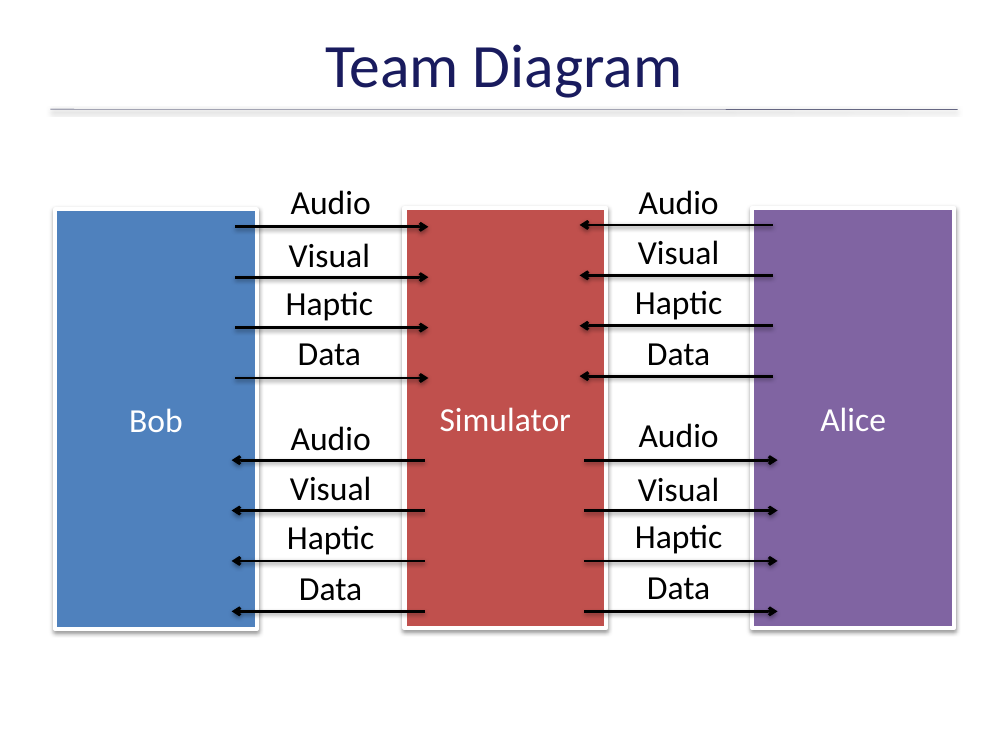
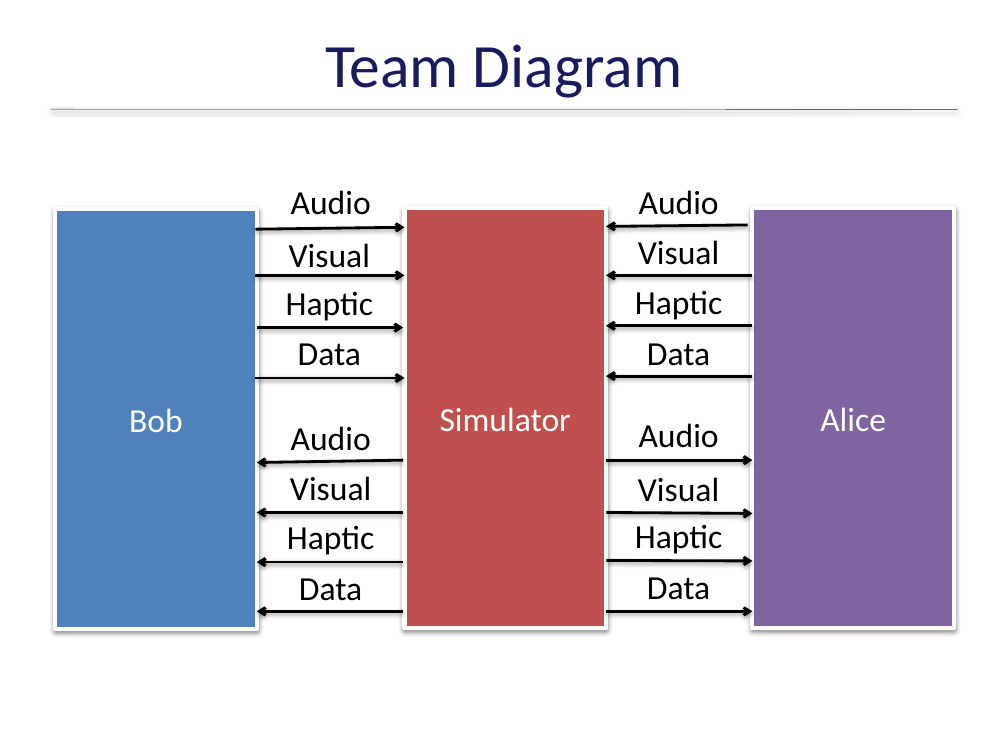
Before and after one commit to ericmercer/workload, a slide deck: slide 5 of publications_and_presentations/RobertIvieSRC.pptx. Drawn at 1008x756 pixels with LibreOffice and Linux fonts; fonts in the diff are those of the drawing; background and template pictures are left out. Boxes give left, top, right and bottom in pixels: in the first picture for what was removed or moved away, otherwise in the second. Text is boxed around its words. In the diff, an @@ line names an element or a change of style, - is before the commit and + after.

```diff
--- a/publications_and_presentations/RobertIvieSRC.pptx
+++ b/publications_and_presentations/RobertIvieSRC.pptx
@@ arrow moved from (235, 227) - (428, 227) to (255, 229) - (404, 227) @@
@@ arrow moved from (773, 225) - (580, 225) to (748, 225) - (606, 227) @@
@@ arrow moved from (235, 277) - (428, 277) to (255, 275) - (404, 275) @@
@@ arrow moved from (773, 275) - (580, 275) to (752, 275) - (606, 275) @@
@@ arrow moved from (235, 328) - (428, 328) to (257, 328) - (403, 328) @@
@@ arrow moved from (773, 326) - (580, 326) to (752, 326) - (606, 326) @@
@@ arrow moved from (235, 378) - (428, 378) to (255, 378) - (404, 378) @@
@@ arrow moved from (773, 376) - (580, 376) to (752, 376) - (606, 376) @@
@@ arrow moved from (424, 461) - (232, 461) to (403, 461) - (257, 463) @@
@@ arrow moved from (585, 461) - (777, 461) to (606, 461) - (752, 461) @@
@@ arrow moved from (424, 511) - (232, 511) to (403, 512) - (257, 512) @@
@@ arrow moved from (585, 511) - (777, 511) to (607, 512) - (752, 513) @@
@@ arrow moved from (424, 561) - (232, 561) to (403, 562) - (257, 562) @@
@@ arrow moved from (585, 561) - (777, 561) to (607, 560) - (752, 561) @@
@@ arrow moved from (424, 612) - (232, 612) to (403, 612) - (257, 612) @@
@@ arrow moved from (585, 612) - (777, 612) to (607, 612) - (752, 612) @@
```
Also in this commit, not shown: 3 other slides changed, 1 slide added.
